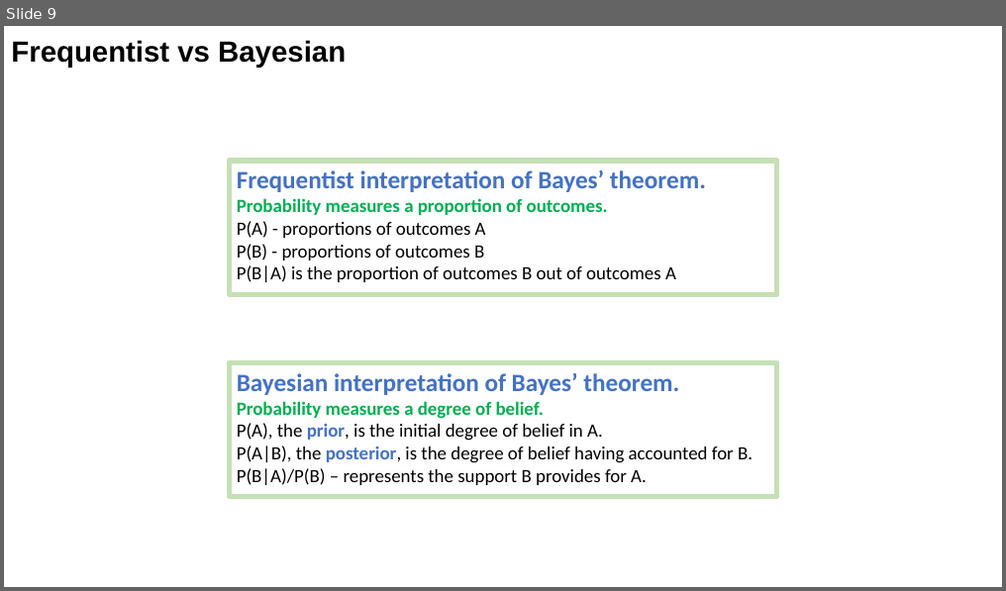
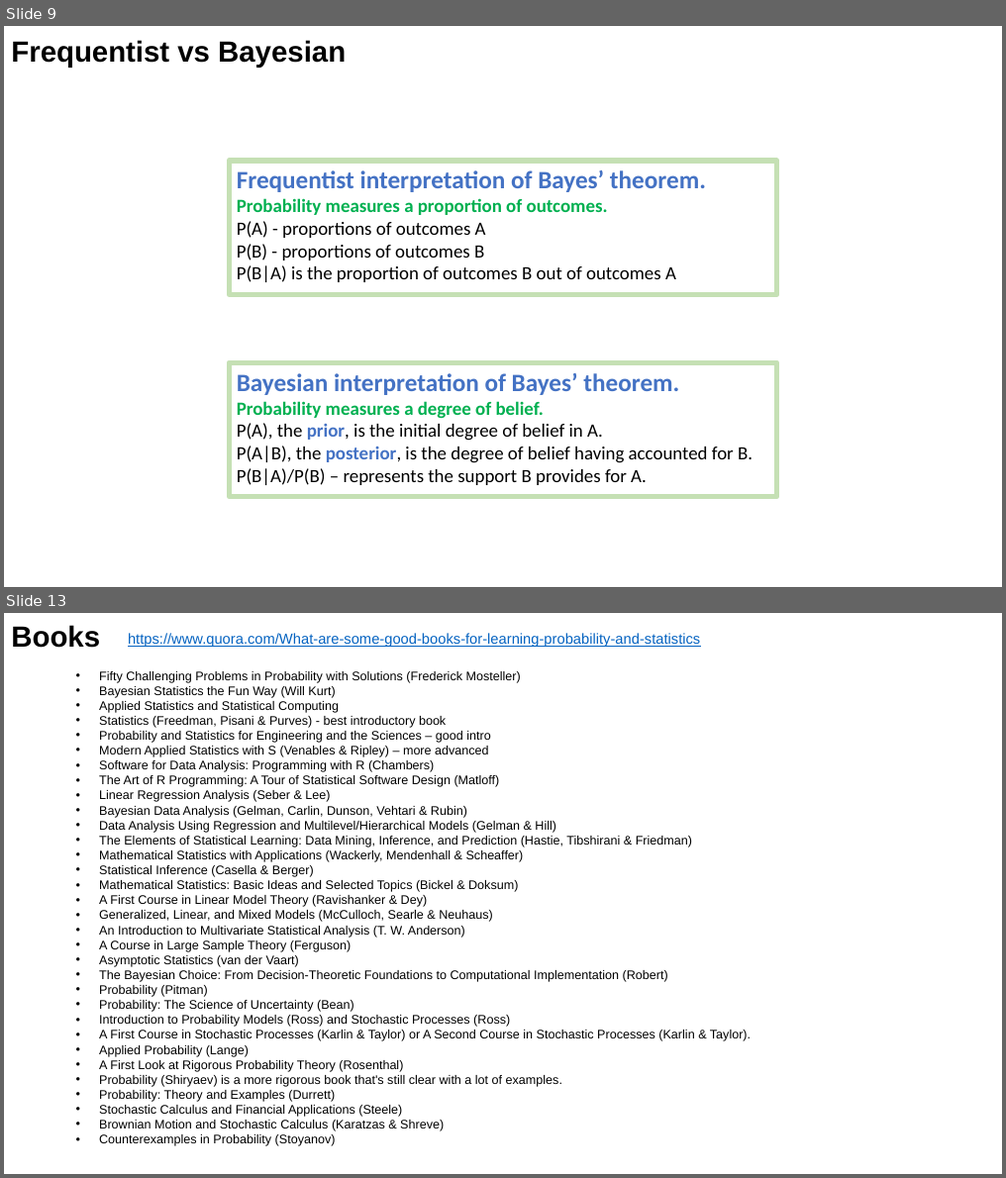
Before and after one commit to lselector/statistics, a slide deck: statistics_01_probability.pptx. Shown one above the other, each under a label of ours: slide 9 before the commit, slides 9 and 13 after it; the slides between them are not shown. The pictures are 1006x591 and 1006x1178 pixels, drawn with LibreOffice and Linux fonts; fonts in the diff are those of the drawing. Boxes give left, top, right and bottom in pixels: in the first picture for what was removed or moved away, otherwise in the second. Text is boxed around its words. In the diff, an @@ line names an element or a change of style, - is before the commit and + after.

```diff
--- a/statistics_01_probability.pptx
+++ b/statistics_01_probability.pptx
@@ slide 13 added at (4, 613, 1002, 1174), background #FFFFFF @@
@@ text added at (11, 625, 100, 648), 28 pt, text #000000, bold @@
+Books
@@ text added at (99, 633, 700, 743), 14 pt, text #0563C1, underline @@
+https://www.quora.com/What-are-some-good-books-for-learning-probability-and-statistics
@@ text added at (99, 671, 750, 1147), 12 pt, text #000000 @@
+• Fifty Challenging Problems in Probability with Solutions (Frederick Mosteller)
+• Bayesian Statistics the Fun Way (Will Kurt)
+• Applied Statistics and Statistical Computing
+• Statistics (Freedman, Pisani & Purves) - best introductory book
+• Probability and Statistics for Engineering and the Sciences – good intro
+• Modern Applied Statistics with S (Venables & Ripley) – more advanced
+• Software for Data Analysis: Programming with R (Chambers)
+• The Art of R Programming: A Tour of Statistical Software Design (Matloff)
+• Linear Regression Analysis (Seber & Lee)
+• Bayesian Data Analysis (Gelman, Carlin, Dunson, Vehtari & Rubin)
+• Data Analysis Using Regression and Multilevel/Hierarchical Models (Gelman & Hill)
+• The Elements of Statistical Learning: Data Mining, Inference, and Prediction (Hastie, Tibshirani & Friedman)
+• Mathematical Statistics with Applications (Wackerly, Mendenhall & Scheaffer)
+• Statistical Inference (Casella & Berger)
+• Mathematical Statistics: Basic Ideas and Selected Topics (Bickel & Doksum)
+• A First Course in Linear Model Theory (Ravishanker & Dey)
+• Generalized, Linear, and Mixed Models (McCulloch, Searle & Neuhaus)
+• An Introduction to Multivariate Statistical Analysis (T. W. Anderson)
+• A Course in Large Sample Theory (Ferguson)
+• Asymptotic Statistics (van der Vaart)
+• The Bayesian Choice: From Decision-Theoretic Foundations to Computational Implementation (Robert)
+• Probability (Pitman)
+• Probability: The Science of Uncertainty (Bean)
+• Introduction to Probability Models (Ross) and Stochastic Processes (Ross)
+• A First Course in Stochastic Processes (Karlin & Taylor) or A Second Course in Stochastic Processes (Karlin & Taylor).
+• Applied Probability (Lange)
+• A First Look at Rigorous Probability Theory (Rosenthal)
+• Probability (Shiryaev) is a more rigorous book that's still clear with a lot of examples.
+• Probability: Theory and Examples (Durrett)
+• Stochastic Calculus and Financial Applications (Steele)
+• Brownian Motion and Stochastic Calculus (Karatzas & Shreve)
+• Counterexamples in Probability (Stoyanov)
```
Also in this commit, not shown: 8 slides changed, 2 other slides added.
